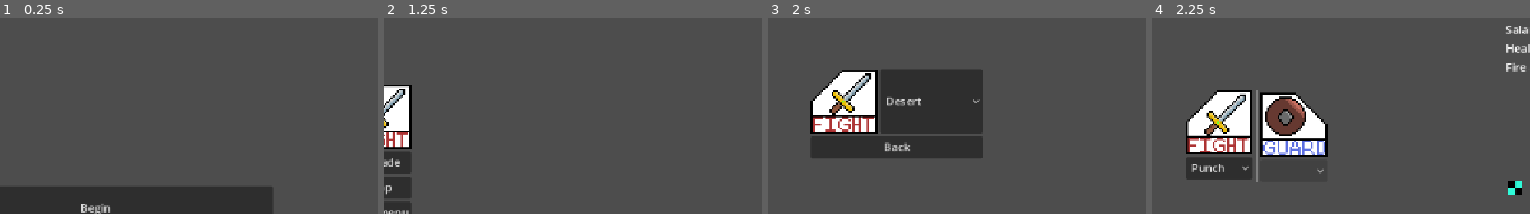
Above: before the commit, frames 1-4 (left to right).
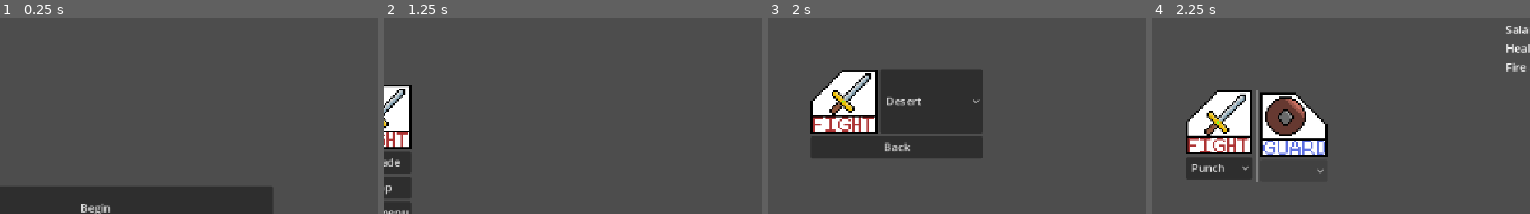
Above: after the commit, the same moments.

Repository: DrakeborgDev/elemastar
Game: Godot game, scene res://menus/main_menu.tscn
Two runs of this game, one before a commit and one after it. Both use one fixed random seed, a clock stepped at 60 frames per second and the inputs below.
Inputs (mouse positions are % of the whole screen's width and height, from its top left):
- Up to frame 1 (0.25 s): no input
- Up to frame 2 (1.25 s): click "Begin" at 0.5 s
- Up to frame 3 (2 s): click (39, 25) at 1.25 s
- Up to frame 4 (2.25 s): click (50, 21) at 2 s
The pictures show only the part of the screen within x 40-90%, y 0-50%; the shares and areas given below are measured in that part.

Frames 1-3 are identical in both runs. In frame 4, 0.3% of the frame differs, in the area x 94-98%, y 83-91%.

Commit message:
web build sprite problem debugging

Diff:
--- a/menus/battle_menus/fight.tscn
+++ b/menus/battle_menus/fight.tscn
@@ -8,6 +8,7 @@
 [ext_resource type="Texture2D" uid="uid://d4chslg2a2gfi" path="res://sprites/player/fireboltSheet.png" id="6_en7oj"]
 [ext_resource type="Texture2D" uid="uid://6rd0itnb1o75" path="res://sprites/player/frightenSheet.png" id="7_d38mm"]
 [ext_resource type="Texture2D" uid="uid://ry4bkbvwv1or" path="res://sprites/shared/solarRay.png" id="7_l13we"]
+[ext_resource type="Texture2D" uid="uid://bev3mrfq8wid4" path="res://sprites/placeholder.png" id="9_jf116"]
 
 [sub_resource type="AtlasTexture" id="AtlasTexture_0pd4y"]
 atlas = ExtResource("2_82uip")
@@ -641,6 +642,7 @@
 
 [node name="enemySprite" type="Sprite2D" parent="VBoxContainer2"]
 unique_name_in_owner = true
+texture = ExtResource("9_jf116")
 
 [node name="enemyHealthBar" type="HSlider" parent="VBoxContainer2"]
 visible = false
--- a/scripts/fight.gd
+++ b/scripts/fight.gd
@@ -123,12 +123,8 @@
 		if data.sprite == "enemies/jellyfish":
 			%enemySprite.rotation += 45
 		var spritepath = "res://sprites/"+data.sprite+".png"
-		print(spritepath)
-		if FileAccess.file_exists(spritepath):
-			%enemySprite.texture = load(spritepath)
-		else:
-			%enemySprite.texture = load("res://sprites/placeholder.png")
-			%enemySprite.flip_v = true
+		print("loading: " + spritepath)
+		%enemySprite.texture = load(spritepath)
 		GlobalValues.opponent = [data.health] #0
 		GlobalValues.opponent.append(data.attacks)#1
 		GlobalValues.opponent.append(data.weaknesses)#2
Not shown: 1 places in menus/battle_menus/fight.tscn that only renumber resources
